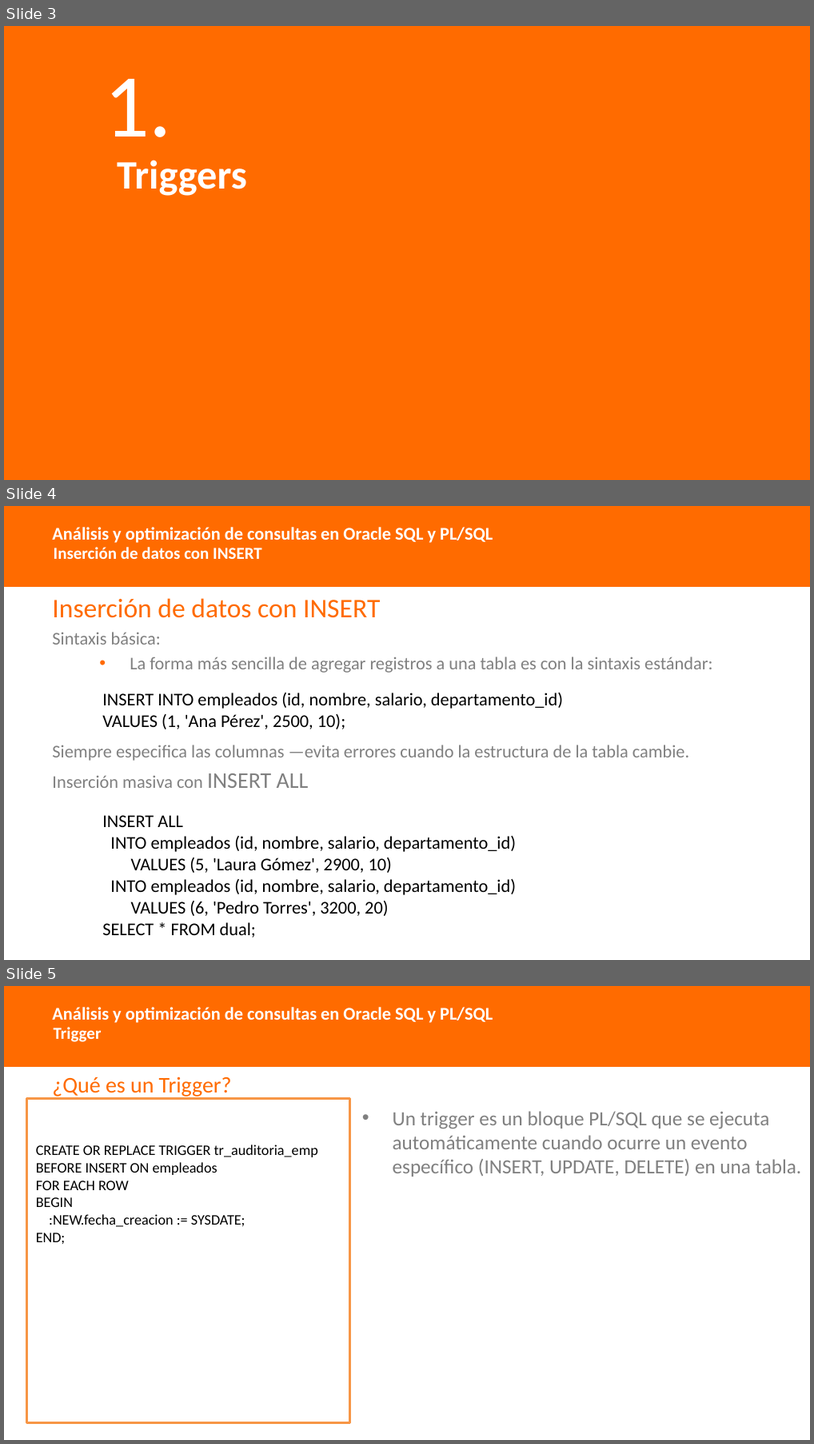
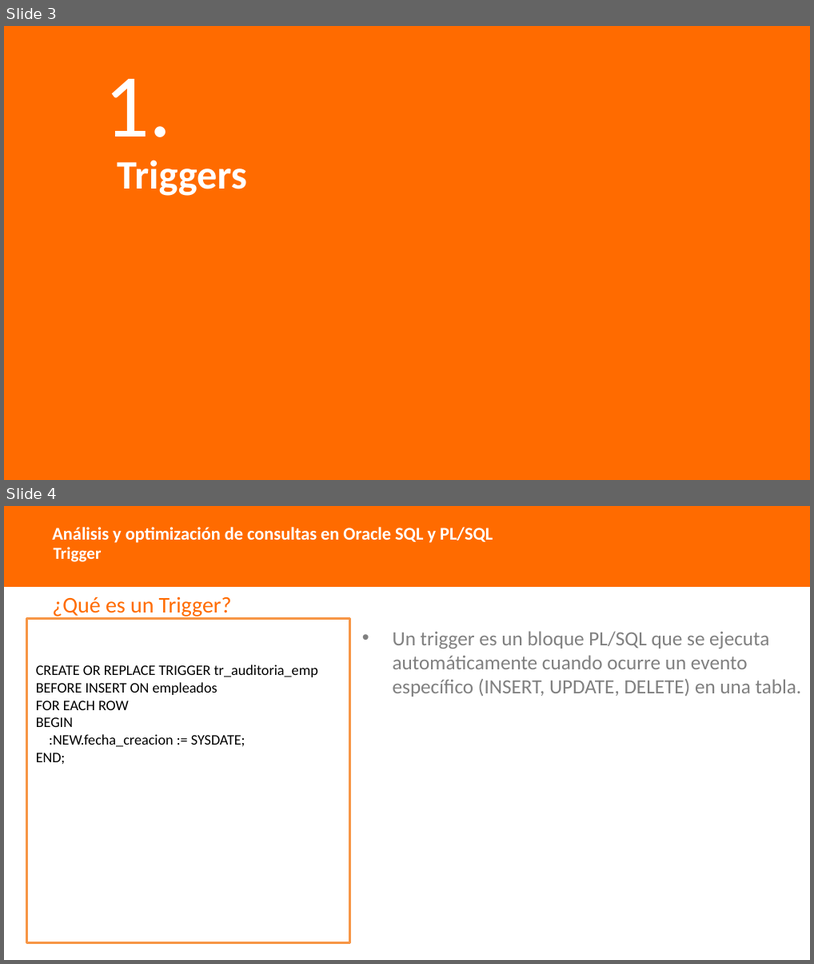
Before and after one commit to pedromunuerar/cursoplsql, a slide deck: sesion7/Sesion 7.pptx. Shown one above the other, each under a label of ours: slides 3, 4 and 5 before the commit, slides 3 and 4 after it. The pictures are 814x1444 and 814x964 pixels, drawn with LibreOffice and Linux fonts; fonts in the diff are those of the drawing; background and template pictures are left out. Boxes give left, top, right and bottom in pixels: in the first picture for what was removed or moved away, otherwise in the second. Text is boxed around its words. In the diff, an @@ line names an element or a change of style, - is before the commit and + after.

```diff
--- a/sesion7/Sesion 7.pptx
+++ b/sesion7/Sesion 7.pptx
@@ slide 4 removed at <box>4,506,810,960</box>, background #FFFFFF; not listed: 1 template element that a slide beside it also shows @@
@@ title removed at <box>52,527,493,543</box> @@
-Análisis y optimización de consultas en Oracle SQL y PL/SQL
@@ text removed at <box>54,547,262,559</box> @@
-Inserción de datos con INSERT
@@ text removed at <box>52,598,713,788</box> @@
-Inserción de datos con INSERT
-  Sintaxis básica:
-    • La forma más sencilla de agregar registros a una tabla es con la sintaxis estándar:
-  Siempre especifica las columnas —evita errores cuando la estructura de la tabla cambie.
-  Inserción masiva con INSERT ALL
@@ text removed at <box>102,692,563,729</box> @@
-INSERT INTO empleados (id, nombre, salario, departamento_id)
-VALUES (1, 'Ana Pérez', 2500, 10);
@@ text removed at <box>102,815,516,937</box> @@
-INSERT ALL
-INTO empleados (id, nombre, salario, departamento_id)
-VALUES (5, 'Laura Gómez', 2900, 10)
-INTO empleados (id, nombre, salario, departamento_id)
-VALUES (6, 'Pedro Torres', 3200, 20)
-SELECT * FROM dual;
@@ what was slide 5 is now slide 4 @@
```
